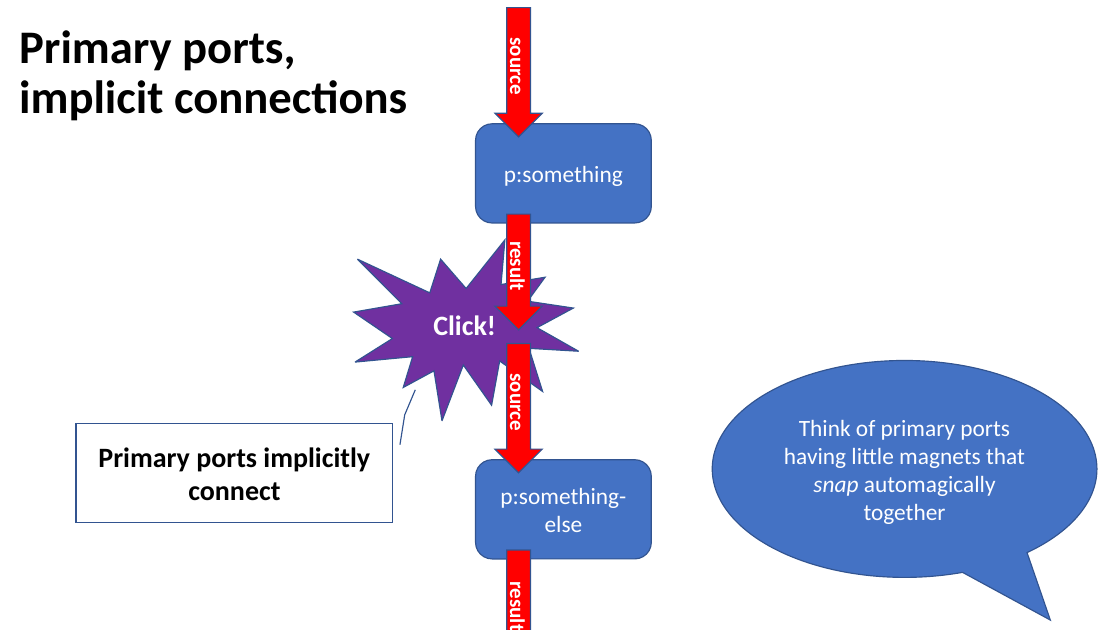
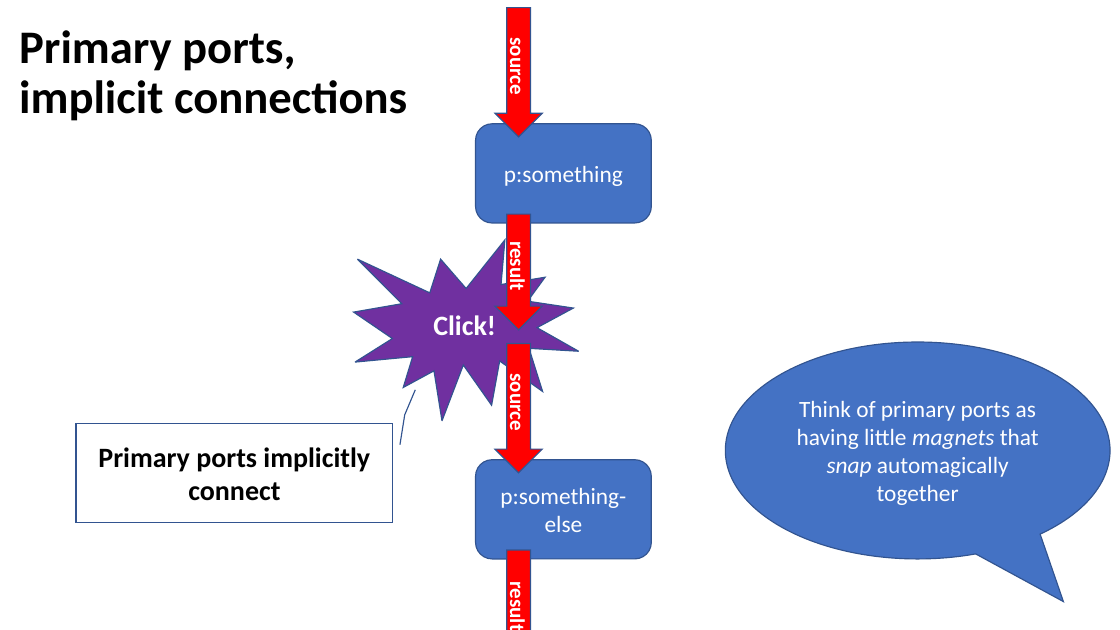
Before and after one commit to xatapult/markupuk-2020, a slide deck: slide 12 of 101-A/presentation/markupuk-2020-101-A.pptx. Drawn at 1120x630 pixels with LibreOffice and Linux fonts; fonts in the diff are those of the drawing; background and template pictures are left out. Boxes give left, top, right and bottom in pixels: in the first picture for what was removed or moved away, otherwise in the second. Text is boxed around its words. In the diff, an @@ line names an element or a change of style, - is before the commit and + after.

```diff
--- a/101-A/presentation/markupuk-2020-101-A.pptx
+++ b/101-A/presentation/markupuk-2020-101-A.pptx
@@ speech bubble "Think of primary ports as ..." moved from (x1=712, y1=360, x2=1097, y2=577) to (x1=726, y1=342, x2=1111, y2=559) @@
@@ text in speech bubble at (x1=797, y1=401, x2=1039, y2=505): text changed @@
-Think of primary ports having little magnets that snap automagically together
+Think of primary ports as having little magnets that snap automagically together
```
Also in this commit, not shown: 2 other slides changed, 1 slide added, 1 other file.
